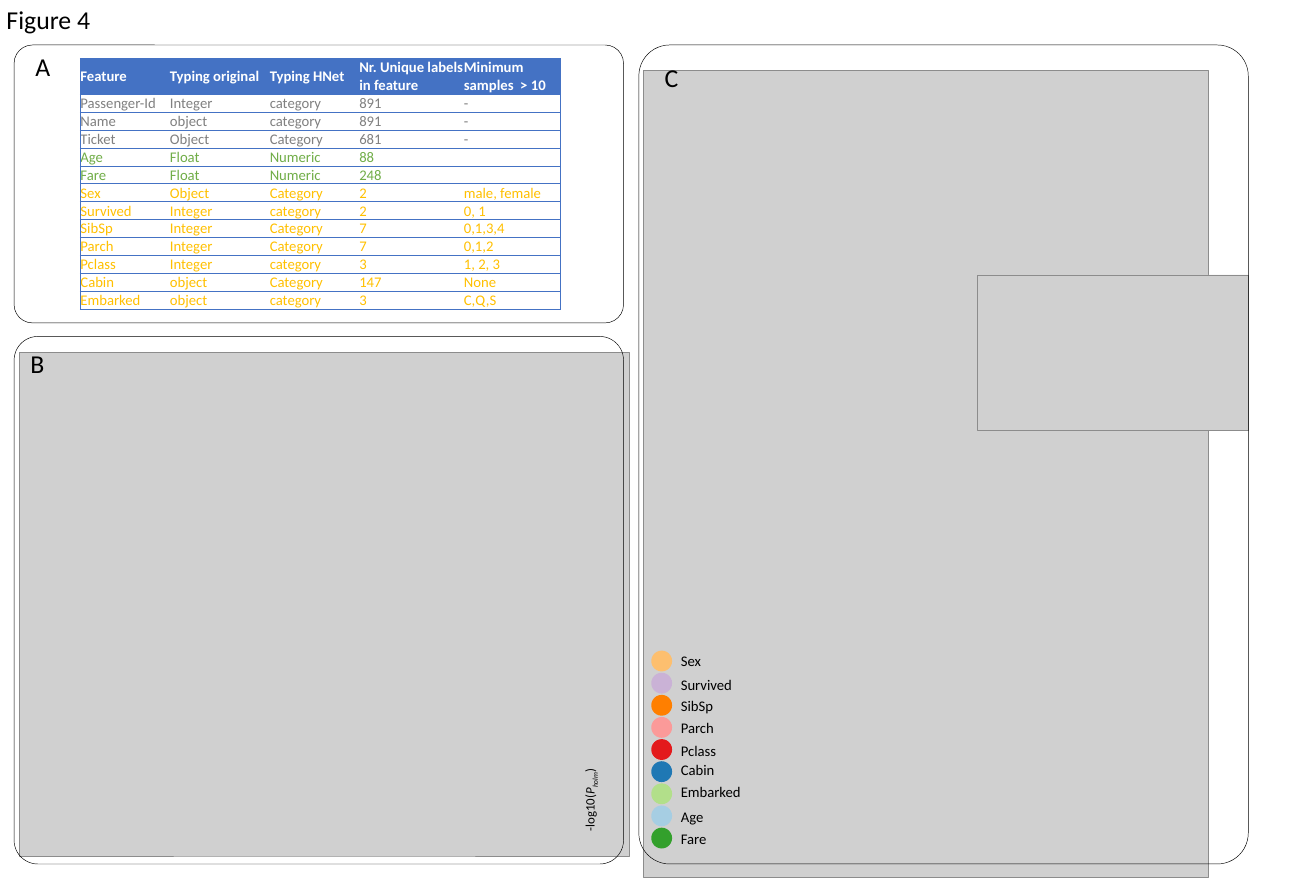
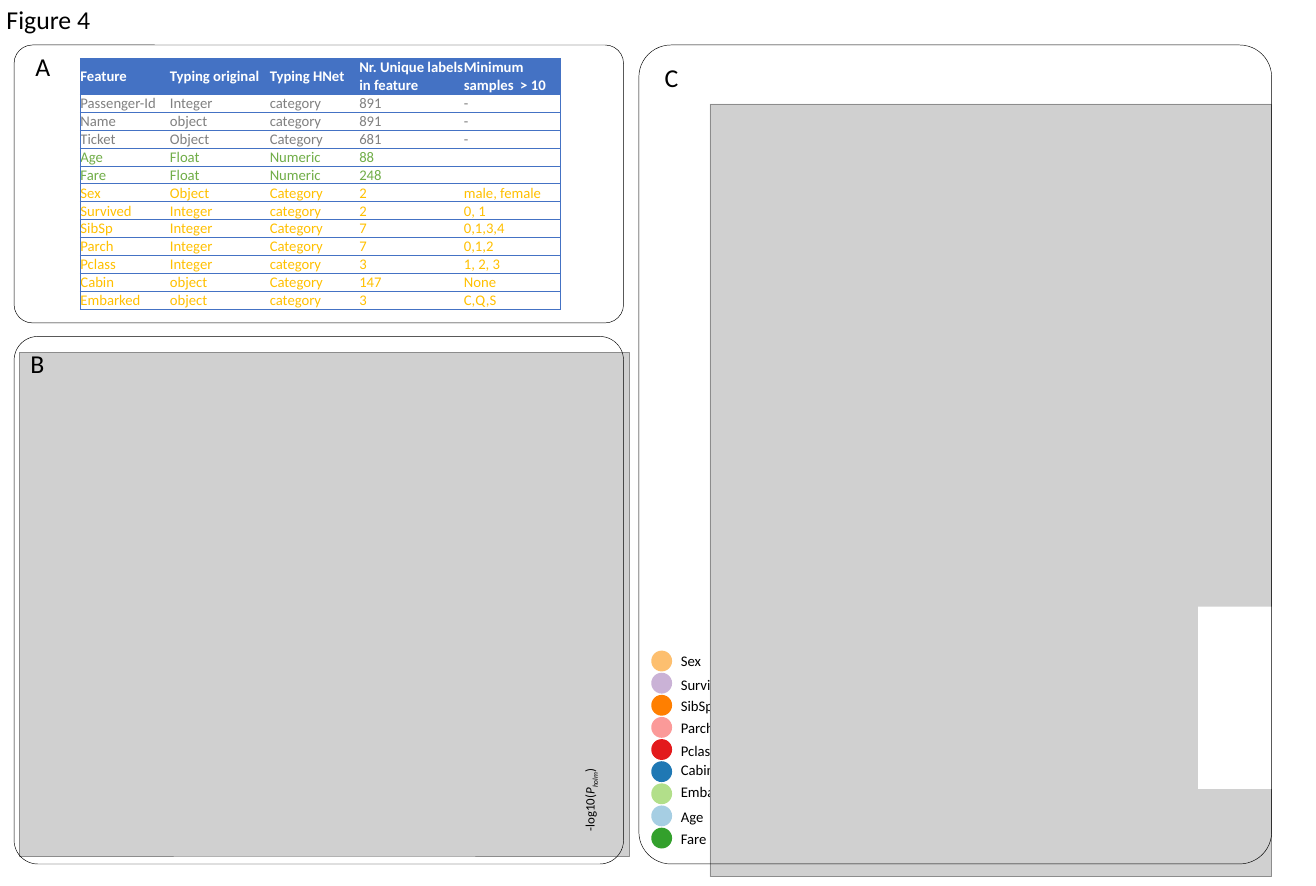
Before and after one commit to erdogant/hnet, a slide deck: slide 1 of docs/manuscript/figs/fig4.pptx. Drawn at 1316x886 pixels with LibreOffice and Linux fonts; fonts in the diff are those of the drawing; grey boxes stand for pictures. Boxes give left, top, right and bottom in pixels: in the first picture for what was removed or moved away, otherwise in the second. Text is boxed around its words. In the diff, an @@ line names an element or a change of style, - is before the commit and + after.

```diff
--- a/docs/manuscript/figs/fig4.pptx
+++ b/docs/manuscript/figs/fig4.pptx
@@ rounded rectangle resized from (x1=639, y1=45, x2=1248, y2=864) to (x1=639, y1=45, x2=1272, y2=864) @@
@@ picture resized from (x1=643, y1=70, x2=1208, y2=878) to (x1=710, y1=104, x2=1272, y2=877) @@
@@ picture removed at (x1=977, y1=275, x2=1248, y2=430) @@
@@ rectangle added at (x1=1198, y1=606, x2=1296, y2=788), fill #FFFFFF @@
```
Also in this commit, not shown: 4 other files.
